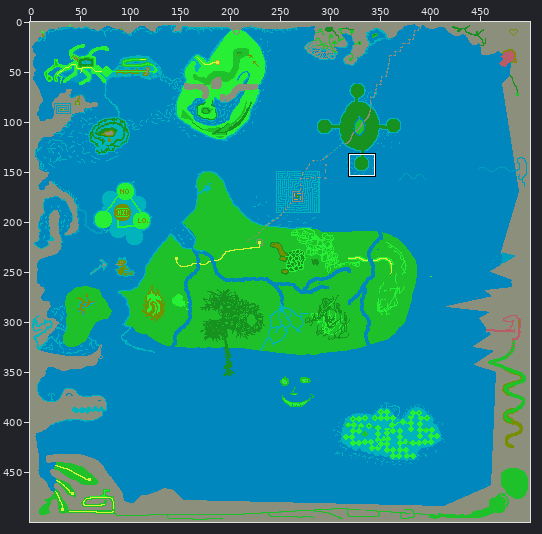
Edited in one commit: sprite sheet (app/assets/images/world_map.png). Above, an overview of the earlier version with the close-up marked.
Close-up. First the earlier version:
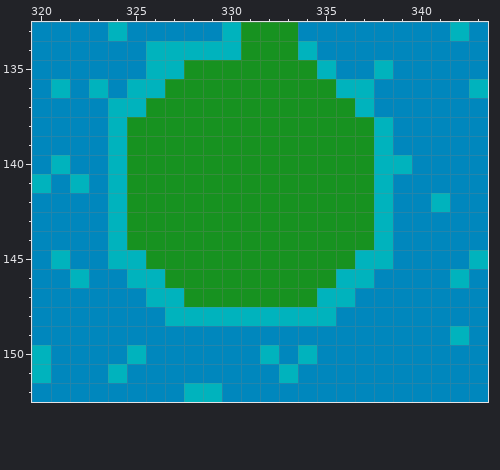
The file is 500x500 pixels. Shown: x 320..343, y 133..152. The commit also changed other parts of the picture, which this record leaves out.
Now the later version:
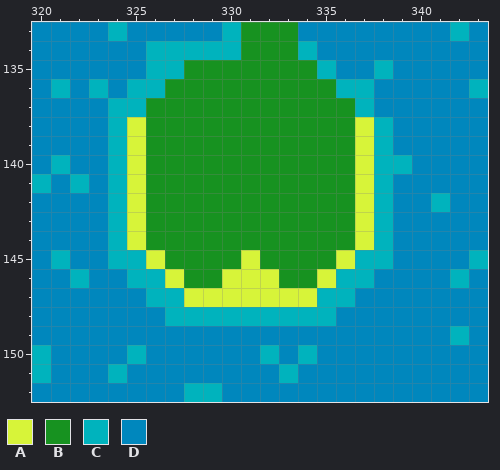
Palette (. is transparent): A #d7f439  B #179220  C #00b3bd  D #0087bd
Edits made:
@@ x 320..343 @@
 137 DDDDCCBBBBBBBBBBBCDDDDDD
-138 DDDDCBBBBBBBBBBBBBCDDDDD
-139 DDDDCBBBBBBBBBBBBBCDDDDD
-140 DCDDCBBBBBBBBBBBBBCCDDDD
-141 CDCDCBBBBBBBBBBBBBCDDDDD
-142 DDDDCBBBBBBBBBBBBBCDDCDD
-143 DDDDCBBBBBBBBBBBBBCDDDDD
-144 DDDDCBBBBBBBBBBBBBCDDDDD
-145 DCDDCCBBBBBBBBBBBCCDDDDC
-146 DDCDDCCBBBBBBBBBCCDDDDCD
-147 DDDDDDCCBBBBBBBCCDDDDDDD
+138 DDDDCABBBBBBBBBBBACDDDDD
+139 DDDDCABBBBBBBBBBBACDDDDD
+140 DCDDCABBBBBBBBBBBACCDDDD
+141 CDCDCABBBBBBBBBBBACDDDDD
+142 DDDDCABBBBBBBBBBBACDDCDD
+143 DDDDCABBBBBBBBBBBACDDDDD
+144 DDDDCABBBBBBBBBBBACDDDDD
+145 DCDDCCABBBBABBBBACCDDDDC
+146 DDCDDCCABBAAABBACCDDDDCD
+147 DDDDDDCCAAAAAAACCDDDDDDD
 148 DDDDDDDCCCCCCCCCDDDDDDDD
